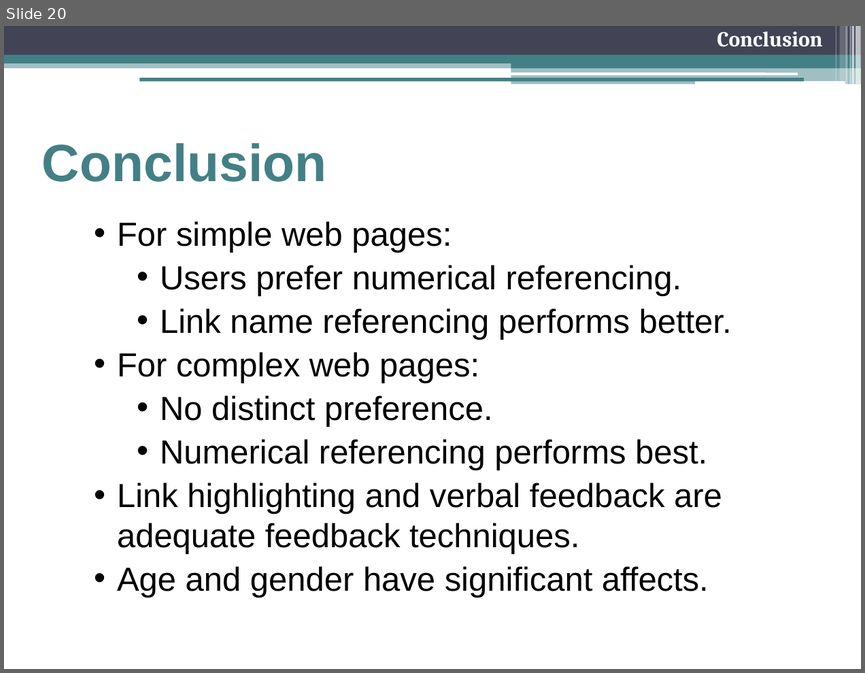
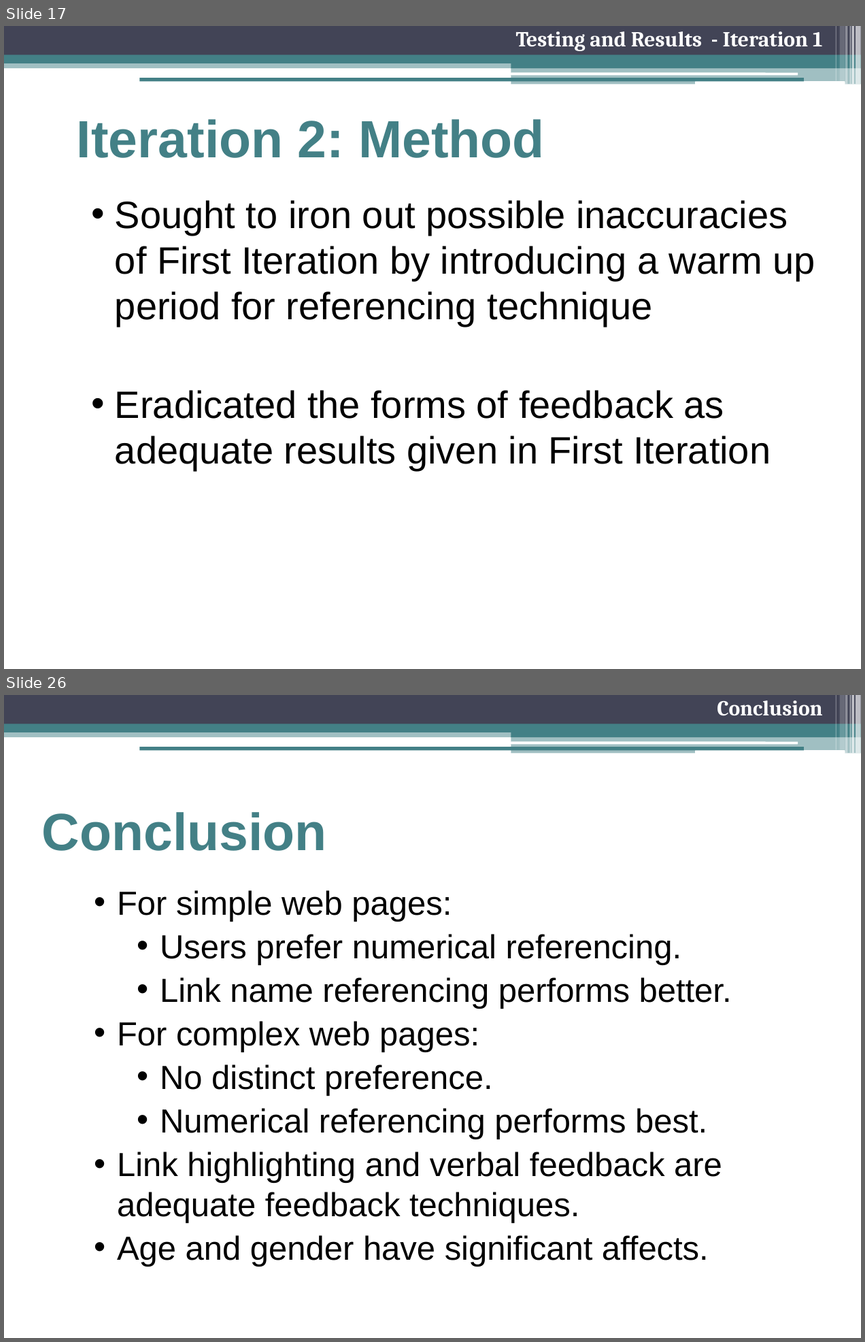
Before and after one commit to freecole/Lab-project, a slide deck: Presentation/Final Presentation.pptx. Shown one above the other, each under a label of ours: slide 20 before the commit, slides 17 and 26 after it; the slides between them are not shown. The pictures are 865x673 and 865x1342 pixels, drawn with LibreOffice and Linux fonts; fonts in the diff are those of the drawing. Boxes give left, top, right and bottom in pixels: in the first picture for what was removed or moved away, otherwise in the second. Text is boxed around its words. In the diff, an @@ line names an element or a change of style, - is before the commit and + after.

```diff
--- a/Presentation/Final Presentation.pptx
+++ b/Presentation/Final Presentation.pptx
@@ slide 17 added at (4,26,861,669), background #FFFFFF; not listed: 13 template elements that a slide beside it also shows @@
@@ text added at (516,31,822,51), 18 pt, text #FFFFFF, bold @@
+Testing and Results - Iteration 1
@@ line added from (139, 79) to (804, 79), #438086 3 pt @@
@@ title added at (77,119,544,158), 44 pt, text #438086, bold @@
+Iteration 2: Method
@@ text added at (115,200,815,471), 32 pt, text #000000 @@
+  • Sought to iron out possible inaccuracies of First Iteration by introducing a warm up period for referencing technique
+  • Eradicated the forms of feedback as adequate results given in First Iteration
@@ what was slide 20 is now slide 26 @@
```
Also in this commit, not shown: 14 slides changed, 10 other slides added, 4 slides removed.
